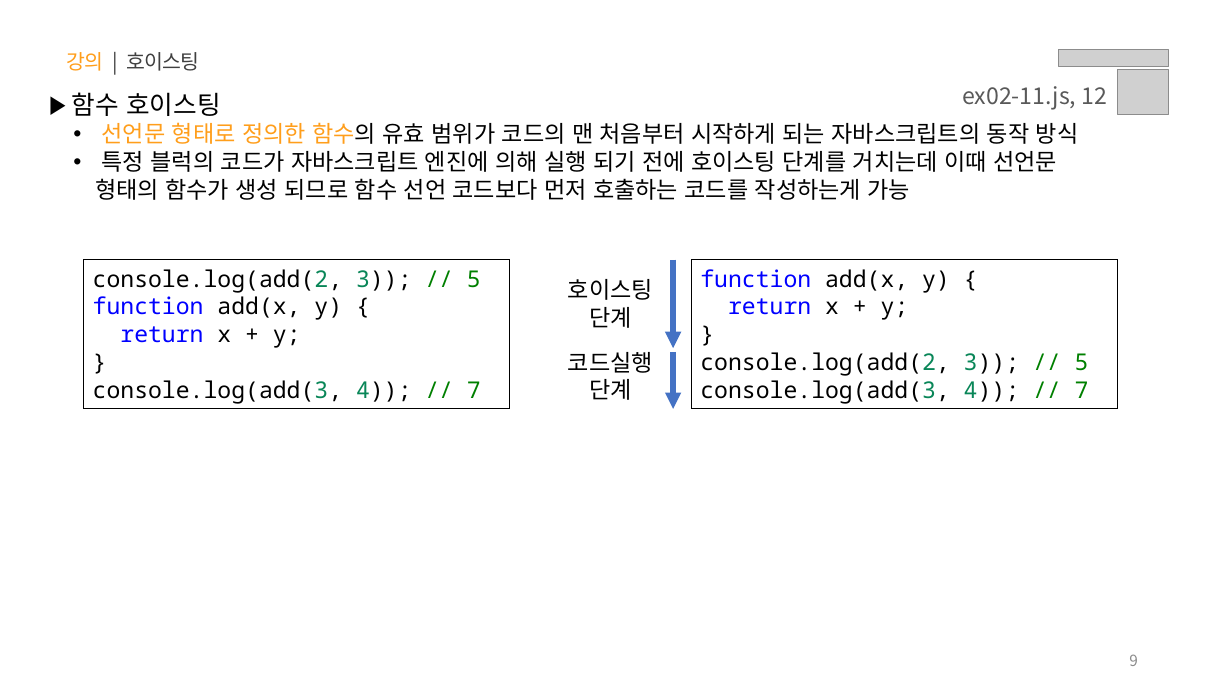
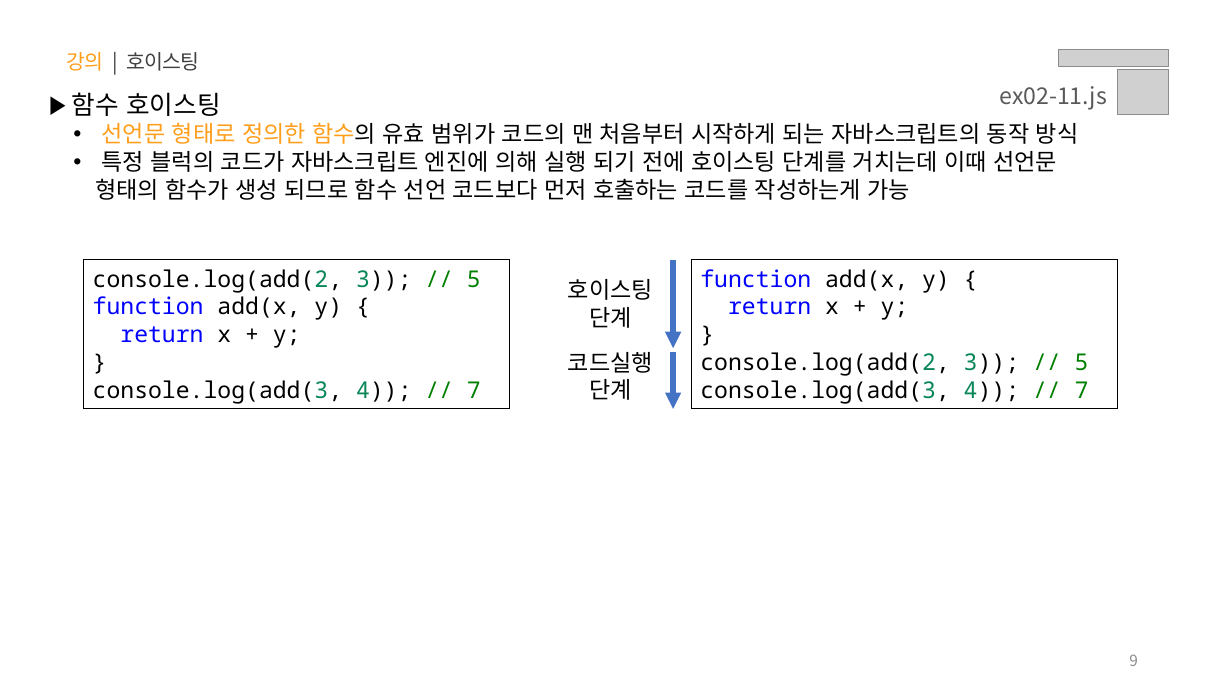
Before and after one commit to yebin-jeong/learn-js, a slide deck: slide 9 of PPT/02.자바스크립트 - 함수.pptx. Drawn at 1232x693 pixels with LibreOffice and Linux fonts; fonts in the diff are those of the drawing; grey boxes stand for pictures. Boxes give left, top, right and bottom in pixels: in the first picture for what was removed or moved away, otherwise in the second. Text is boxed around its words. In the diff, an @@ line names an element or a change of style, - is before the commit and + after.

```diff
--- a/PPT/02.자바스크립트 - 함수.pptx
+++ b/PPT/02.자바스크립트 - 함수.pptx
@@ text at <box>999,86,1107,110</box>: text changed @@
-ex02-11.js, 12
+ex02-11.js
```
Also in this commit, not shown: 11 other slides changed.
